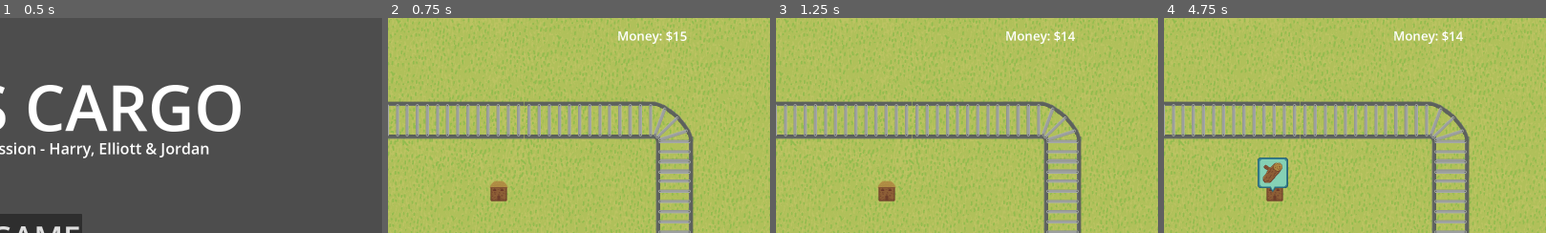
Above: before the commit, frames 1-4 (left to right).
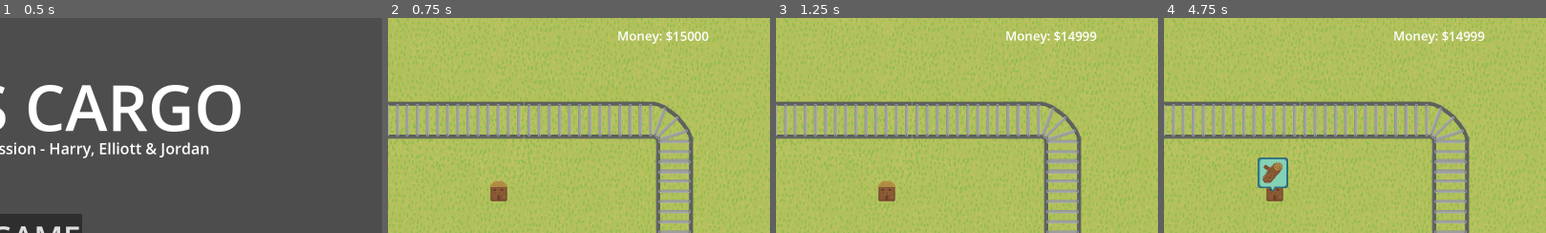
Above: after the commit, the same moments.

Repository: decadentpig/GMTK2025
Game: Godot game, scene res://main_menu.tscn
Two runs of this game, one before a commit and one after it. Both use one fixed random seed, a clock stepped at 60 frames per second and the inputs below.
Inputs (mouse positions are % of the whole screen's width and height, from its top left):
- Up to frame 1 (0.5 s): no input
- Up to frame 2 (0.75 s): click "NEW GAME" at 0.5 s
- Up to frame 3 (1.25 s): no input
- Up to frame 4 (4.75 s): move the mouse to (72, 45) at 1.27 s; click (72, 45) at 1.35 s; move the mouse to (30, 55) at 2.02 s; click (30, 55) at 2.1 s; move the mouse to (60, 28) at 2.77 s; click (60, 28) at 2.85 s; move the mouse to (45, 70) at 3.52 s; click (45, 70) at 3.6 s; move the mouse to (80, 65) at 4.27 s; click (80, 65) at 4.35 s
The pictures show only the part of the screen within x 50-100%, y 0-50%; the shares and areas given below are measured in that part.

Frame 1 is identical in both runs. In frame 2, 0.2% of the frame differs, in the area x 78-84%, y 6-11%; in frame 3, 0.2%; in frame 4, 0.2%.

Commit message:
New trees

Diff:
--- a/Autoloads/stats.gd
+++ b/Autoloads/stats.gd
@@ -1,6 +1,6 @@
 extends Node
 
-const DEFAULT_MONEY = 15
+const DEFAULT_MONEY = 15000
 const DEFAULT_CONTRACTS_COMPLETE = 0
 const DEFAULT_NUM_CARRIAGES = 0
 const DEFAULT_AVAILABLE_CARRIAGES = 0
Not shown, added: Assets/House-Prime.png.import
Not shown, added: Assets/Tree2-1.png.import
Not shown, added: Assets/Tree2-2.png.import
Not shown, added: Assets/Tree2-3.png.import
Not shown, added: Assets/Tree2-4.png.import
Not shown, added: Assets/Tree2-5.png.import
Not shown, added: Assets/Tree2-6.png.import
Not shown, added: Assets/Tree2-7.png.import
Not shown, added: Assets/Tree2-8.png.import
Not shown: 1 places in scene.tscn that only renumber resources
